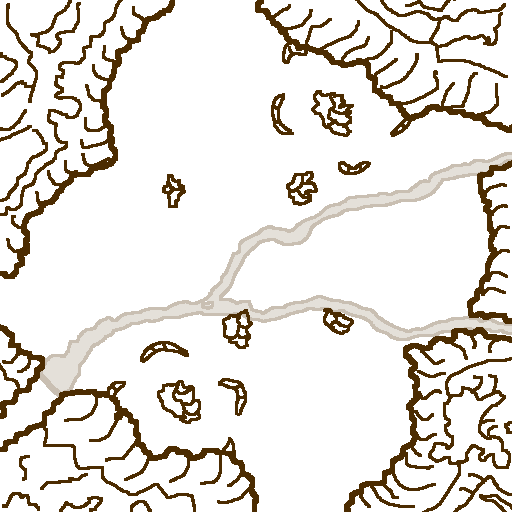
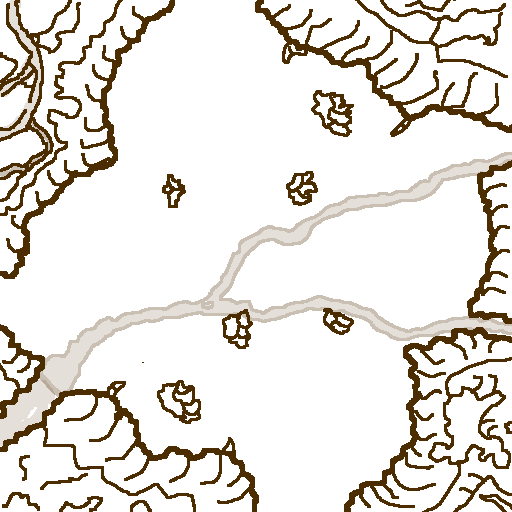
Layered file, before and after one edit (w=512, h=512). Changes by layer:
painted on "water_adentro" over [0, 0, 55, 446]
painted on "water" over [0, 121, 51, 177]
painted on "2px" over [0, 0, 371, 416]
